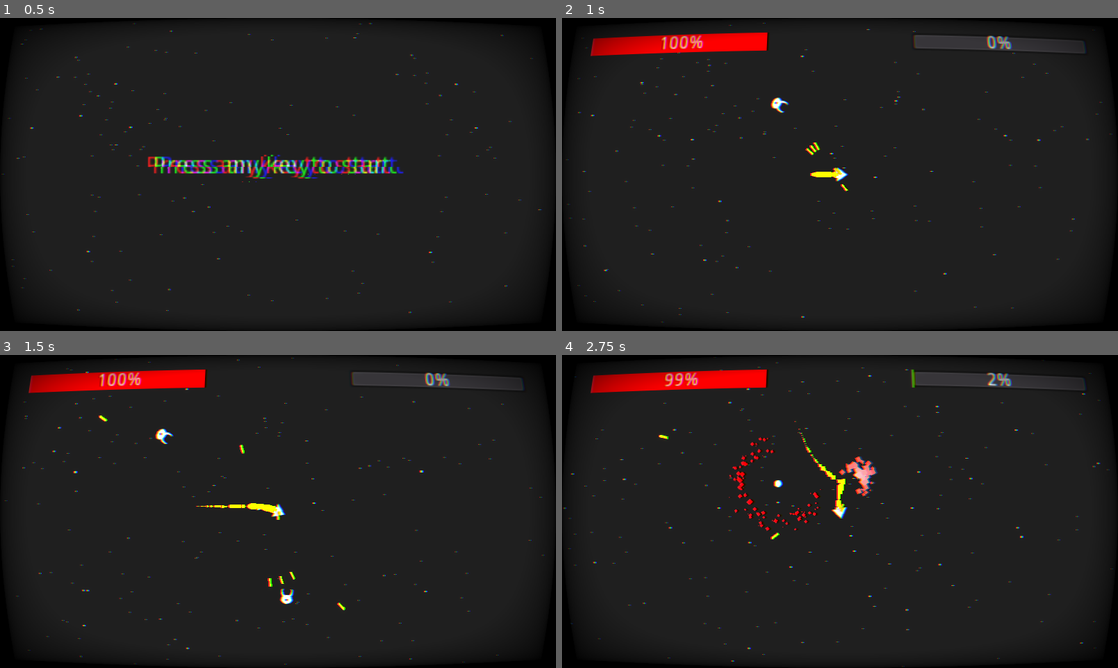
Above: before the commit, frames 1-4 (two rows, left to right).
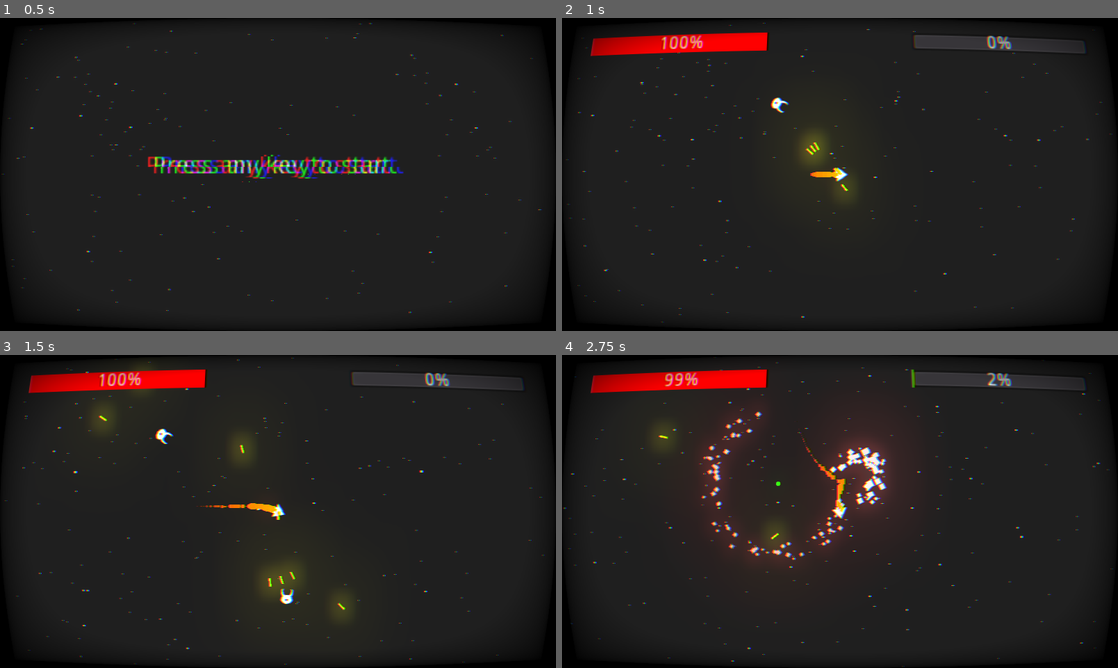
Above: after the commit, the same moments.

Repository: saveas/Kosmos
Game: Godot game, scene res://Scenes/Menu.tscn
Same seed, same stepped clock (60 frames per second), same inputs: the game is played once before the commit and once after it.
Inputs (mouse positions are in pixels of both pictures, inside the frame that each line leads up to):
- Up to frame 1 (0.5 s): no input
- Up to frame 2 (1 s): tap Enter at 0.5 s; move the mouse to (962, 158) at 0.52 s; hold Right (move_right) from 0.53 s (still down); click (962, 158) at 0.67 s
- Up to frame 3 (1.5 s): move the mouse to (166, 527) at 1.27 s; release Right (move_right) at 1.28 s; hold Down (move_down) from 1.28 s (still down); click (166, 527) at 1.42 s
- Up to frame 4 (2.75 s): move the mouse to (895, 442) at 2.02 s; release Down (move_down) at 2.03 s; hold Right (move_right) from 2.03 s (still down); click (895, 442) at 2.17 s

Frame 1 is identical in both runs. In frame 2, 0.9% of the frame differs, in the area x 42-53%, y 35-59%; in frame 3, 1.7%; in frame 4, 8.2%, in the area x 16-61%, y 17-68%.

Commit message:
more glow effects

Diff:
--- a/Scenes/Bullet.tscn
+++ b/Scenes/Bullet.tscn
@@ -15,7 +15,7 @@
 shape = SubResource( 1 )
 
 [node name="ColorRect" type="ColorRect" parent="."]
-modulate = Color( 7.54, 7.61, 6.91, 1 )
+modulate = Color( 5, 5, 0, 1 )
 margin_left = -2.0
 margin_top = -2.0
 margin_right = 17.0
--- a/Scenes/Explosion.tscn
+++ b/Scenes/Explosion.tscn
@@ -6,14 +6,17 @@
 _data = [ Vector2( 0, 1 ), 0.0, 0.0, 0, 0, Vector2( 1, 0 ), 0.0, 0.0, 0, 0 ]
 
 [sub_resource type="Gradient" id=1]
-offsets = PoolRealArray( 0, 0.0027933, 0.346369 )
-colors = PoolColorArray( 1, 1, 1, 0, 1, 0.809725, 0.809725, 1, 1, 0, 0, 1 )
+offsets = PoolRealArray( 0, 0.0027933, 0.659218, 0.879888 )
+colors = PoolColorArray( 1, 1, 1, 0, 1, 1, 1, 1, 1, 0.544716, 0.544716, 1, 1, 0, 0, 1 )
 
 [node name="Explosion" type="CPUParticles2D"]
+modulate = Color( 3, 1, 1, 1 )
 emitting = false
 amount = 32
+lifetime = 2.0
 one_shot = true
-explosiveness = 0.8
+speed_scale = 1.59
+explosiveness = 0.9
 randomness = 1.0
 spread = 120.0
 gravity = Vector2( 0, 0 )
--- a/Scenes/Orb.tscn
+++ b/Scenes/Orb.tscn
@@ -7,6 +7,7 @@
 extents = Vector2( 8, 8 )
 
 [node name="KinematicBody2D" type="KinematicBody2D"]
+modulate = Color( 0.2, 0.866667, 0.0627451, 1 )
 collision_layer = 8
 collision_mask = 0
 script = ExtResource( 1 )
@@ -15,5 +16,6 @@
 shape = SubResource( 1 )
 
 [node name="Sprite" type="Sprite" parent="."]
-scale = Vector2( 0.5, 0.5 )
+modulate = Color( 1, 2, 1, 1 )
+scale = Vector2( 0.3, 0.3 )
 texture = ExtResource( 2 )
--- a/Scenes/Spaceship.tscn
+++ b/Scenes/Spaceship.tscn
@@ -20,7 +20,7 @@
 script = ExtResource( 2 )
 
 [node name="EngineParticles" type="CPUParticles2D" parent="."]
-modulate = Color( 10, 10, 10, 1 )
+modulate = Color( 1.64, 1.65, 0, 1 )
 position = Vector2( -9, 0 )
 amount = 64
 local_coords = false
--- a/Scenes/World.tscn
+++ b/Scenes/World.tscn
@@ -380,6 +380,13 @@
 [sub_resource type="ImageTexture" id=15]
 size = Vector2( 500, 500 )
 
+[sub_resource type="Environment" id=16]
+background_mode = 4
+glow_enabled = true
+glow_intensity = 0.88
+glow_strength = 0.86
+glow_hdr_threshold = 1.5
+
 [node name="World" type="Node2D"]
 script = ExtResource( 3 )
 
@@ -483,3 +490,6 @@
 position = Vector2( 3, 0 )
 texture = SubResource( 15 )
 polygon = PoolVector2Array( -1440, -840, -1440, 1360, 2216, 1344, 2184, -840, -1440, -840, -757, -469, 1492, -469, 1493, 1015, -758, 1014, -757, -469 )
+
+[node name="WorldEnvironment" type="WorldEnvironment" parent="."]
+environment = SubResource( 16 )
Not shown: 1 places in Scenes/World.tscn that only renumber resources
